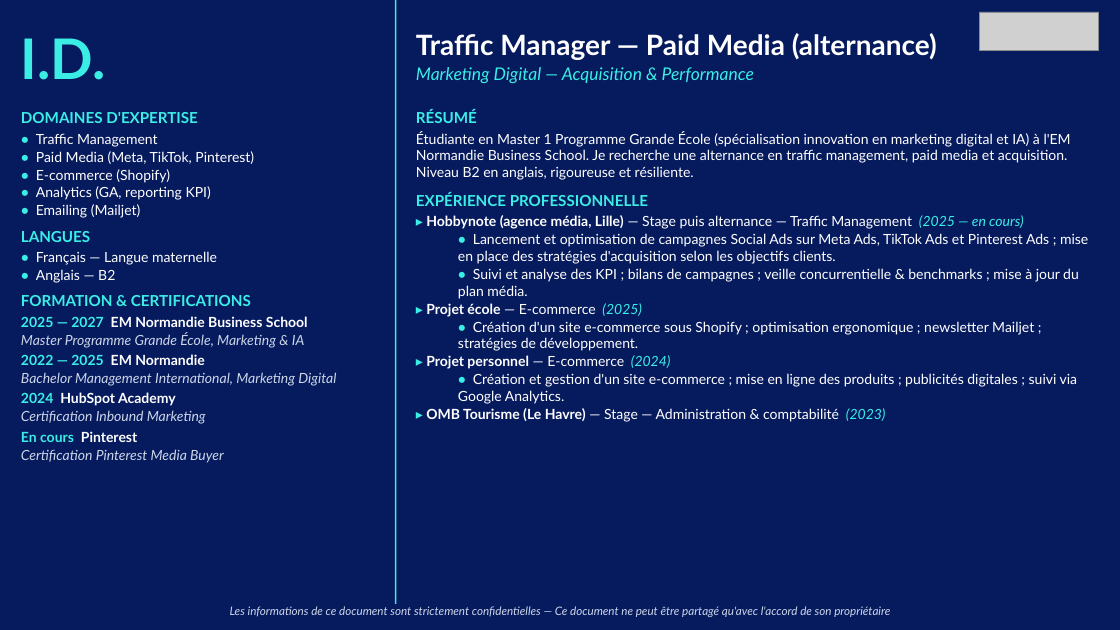
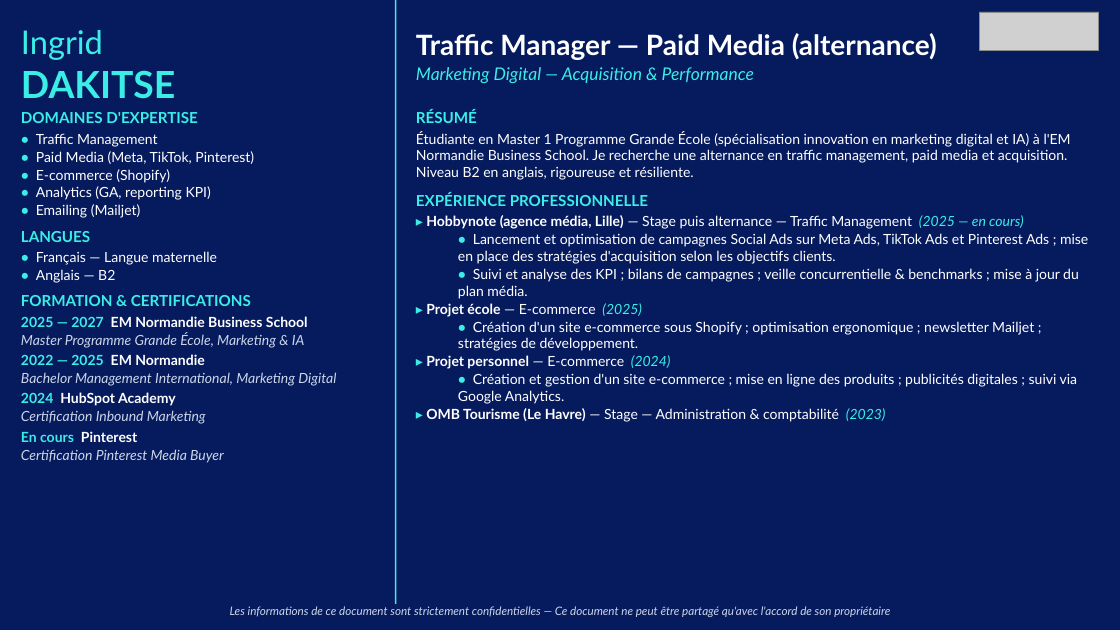
Before and after one commit to insidebankingfrance-rgb/G-n-rateur-de-CV, a slide deck: slide 11 of outputs/all_cvs.pptx. Drawn at 1120x630 pixels with LibreOffice and Linux fonts; fonts in the diff are those of the drawing; grey boxes stand for pictures. Boxes give left, top, right and bottom in pixels: in the first picture for what was removed or moved away, otherwise in the second. Text is boxed around its words. In the diff, an @@ line names an element or a change of style, - is before the commit and + after.

```diff
--- a/outputs/all_cvs.pptx
+++ b/outputs/all_cvs.pptx
@@ text at (x1=21, y1=30, x2=175, y2=99): text changed; size 48 to 32 pt @@
-I.D.
+Ingrid
+DAKITSE
```
Also in this commit, not shown: 13 other slides changed, 6 other files.
